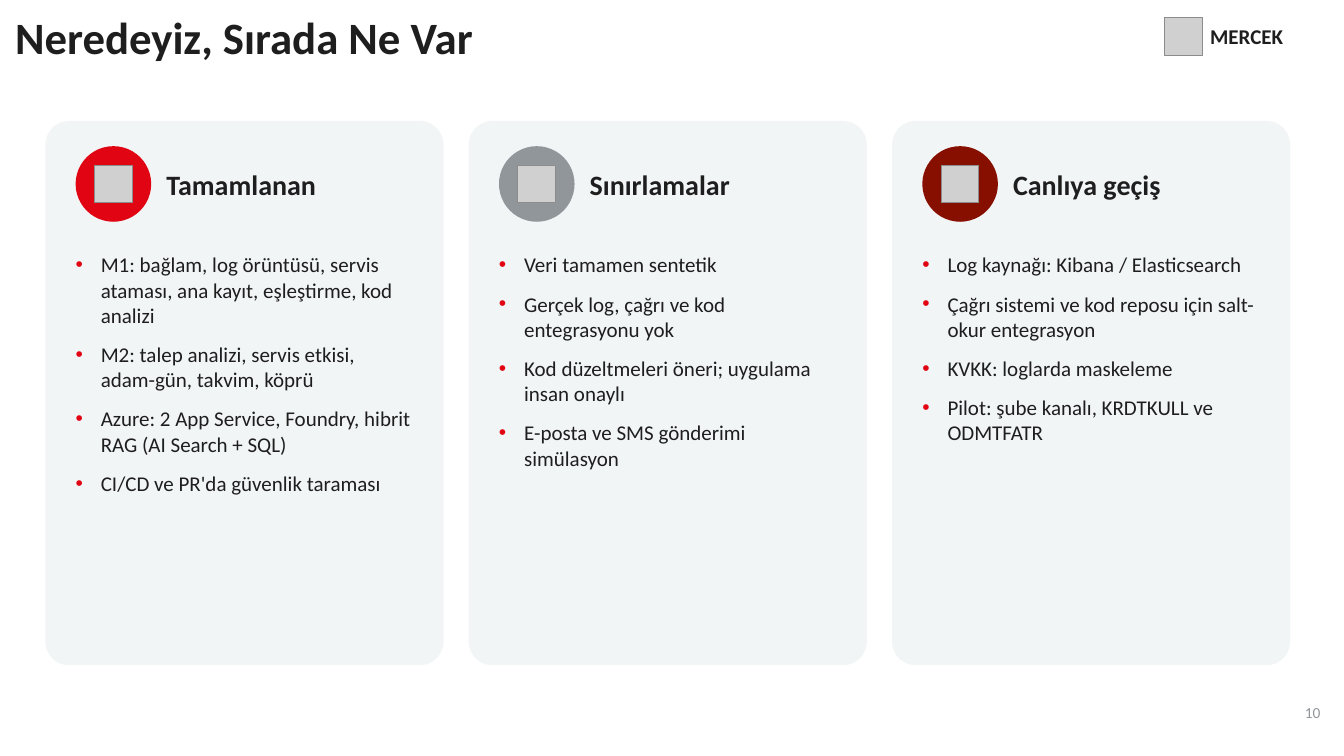
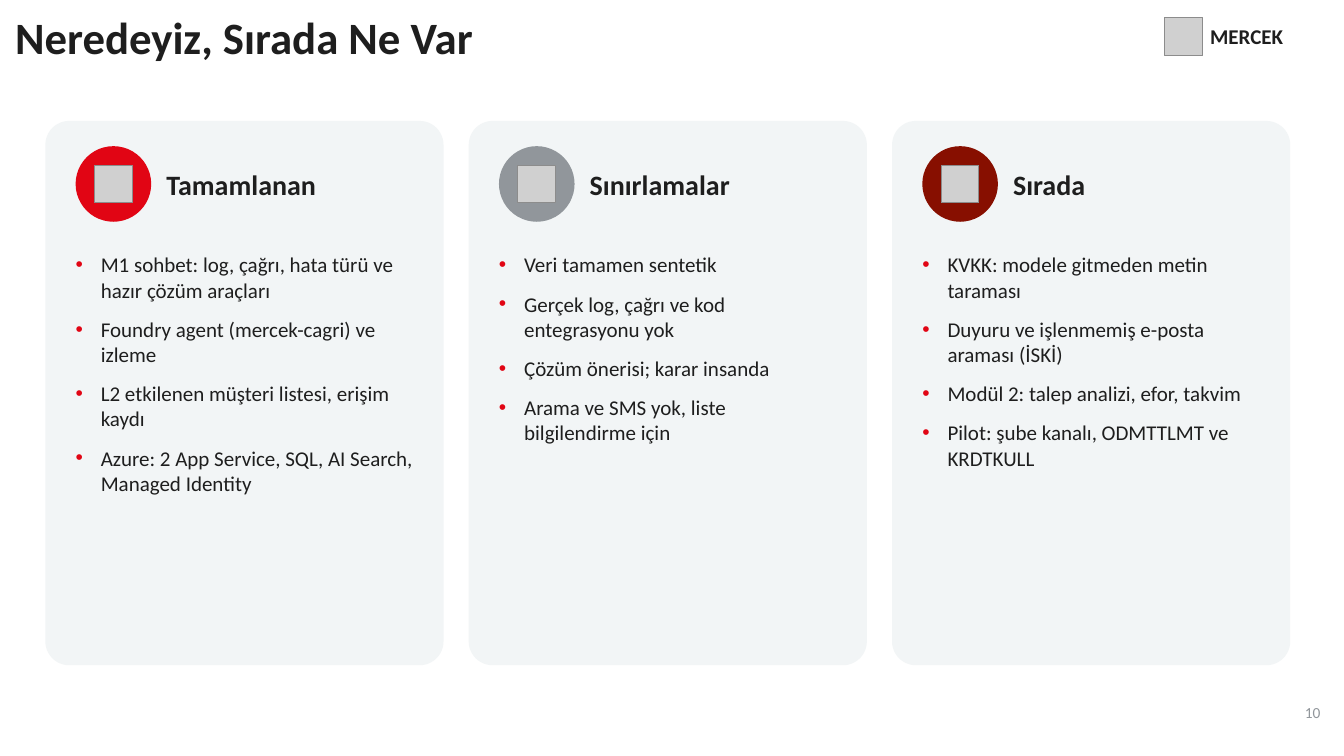
Before and after one commit to SeyhanAmasyalii/ZTHackathonStudyWithData, a slide deck: slide 10 of presentation/Mercek_AI_Overflow_Sunum.pptx. Drawn at 1344x756 pixels with LibreOffice and Linux fonts; fonts in the diff are those of the drawing; grey boxes stand for pictures; background and template pictures are left out. Boxes give left, top, right and bottom in pixels: in the first picture for what was removed or moved away, otherwise in the second. Text is boxed around its words. In the diff, an @@ line names an element or a change of style, - is before the commit and + after.

```diff
--- a/presentation/Mercek_AI_Overflow_Sunum.pptx
+++ b/presentation/Mercek_AI_Overflow_Sunum.pptx
@@ text at (x1=1013, y1=175, x2=1085, y2=195): text changed @@
-Canlıya geçiş
+Sırada
@@ text at (x1=101, y1=257, x2=412, y2=495): text changed @@
-• M1: bağlam, log örüntüsü, servis ataması, ana kayıt, eşleştirme, kod analizi
-• M2: talep analizi, servis etkisi, adam-gün, takvim, köprü
-• Azure: 2 App Service, Foundry, hibrit RAG (AI Search + SQL)
-• CI/CD ve PR'da güvenlik taraması
+• M1 sohbet: log, çağrı, hata türü ve hazır çözüm araçları
+• Foundry agent (mercek-cagri) ve izleme
+• L2 etkilenen müşteri listesi, erişim kaydı
+• Azure: 2 App Service, SQL, AI Search, Managed Identity
@@ text at (x1=948, y1=257, x2=1240, y2=466): text changed @@
-• Log kaynağı: Kibana / Elasticsearch
-• Çağrı sistemi ve kod reposu için salt-okur entegrasyon
-• KVKK: loglarda maskeleme
-• Pilot: şube kanalı, KRDTKULL ve ODMTFATR
+• KVKK: modele gitmeden metin taraması
+• Duyuru ve işlenmemiş e-posta araması (İSKİ)
+• Modül 2: talep analizi, efor, takvim
+• Pilot: şube kanalı, ODMTTLMT ve KRDTKULL
@@ text at (x1=524, y1=361, x2=769, y2=444): text changed @@
-• Kod düzeltmeleri öneri; uygulama insan onaylı
-• E-posta ve SMS gönderimi simülasyon
+• Çözüm önerisi; karar insanda
+• Arama ve SMS yok, liste bilgilendirme için
```
Also in this commit, not shown: 4 other slides changed, 1 slide added, 1 slide removed, 2 other files.
